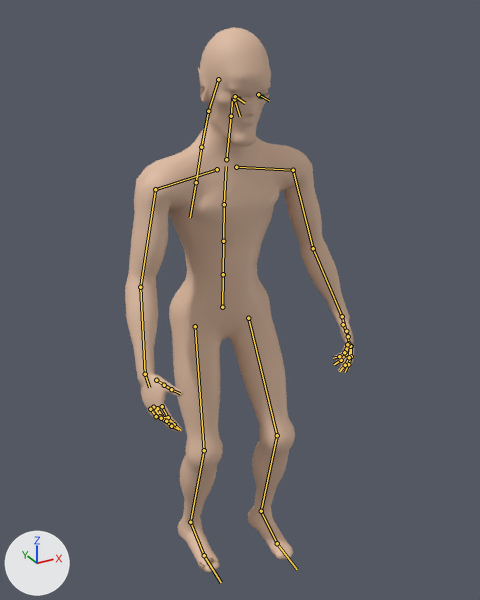
The glTF model characters/tamlin/model/tamlin.glb: old version first, new version second.
Both versions are drawn from a 50 mm camera at (-0.947, -1.813, 1.931) aimed at (0.023, -0.05, 1.049). The lights are fixed; the arrows at lower left show +X, +Y and +Z. The picture after the commit comes second. Both versions are drawn at frame 112 of the action 'idle_look'; the numbers are the values there. The bones that change, and the others that lie on the model, are drawn over the model as lines.

Names of what the first picture shows: 'Body', 'Body_LOD1' and 1 more.
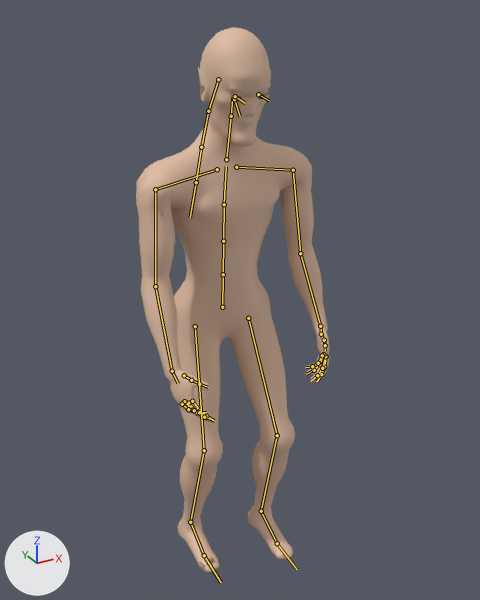
The change in detail:
Bone 'LeftUpperArm' (bone_leftupperarm) turns from (-67, -10, -4) to (-77, -10, -3) degrees about its own x, y and z.
Bone 'RightUpperArm' (bone_rightupperarm) turns from (-67, 13, 4) to (-77, 14, 3) degrees about its own x, y and z.

Changed parts and their boxes (x1, y1, x2, y2) in the pictures (480 x 600 px):
'Body', posed (16% narrower): before (125, 28, 355, 572); after (136, 28, 330, 572)
'Body_LOD1', posed (16% narrower): before (125, 27, 354, 570); after (138, 27, 330, 570)
bone 'LeftUpperArm', root to tip: before (293, 170) to (313, 248); after (293, 170) to (300, 253)
bone 'RightUpperArm', root to tip: before (155, 189) to (140, 287); after (155, 189) to (155, 286)
